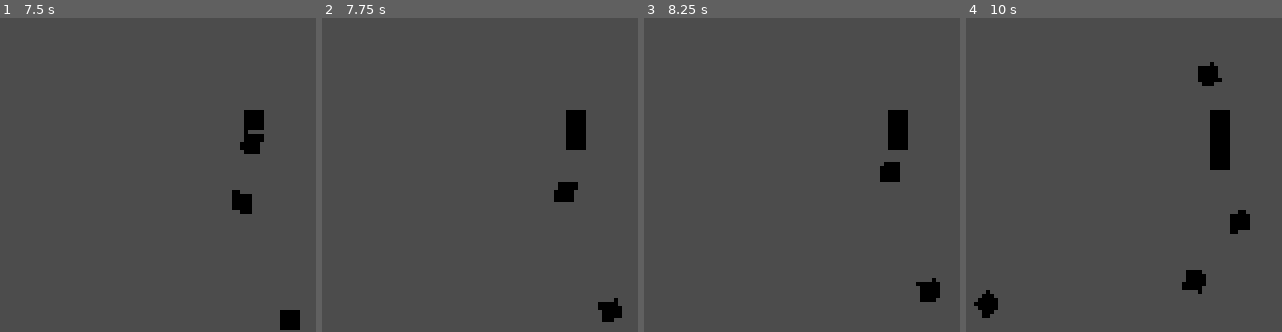
Above: before the commit, frames 1-4 (left to right).
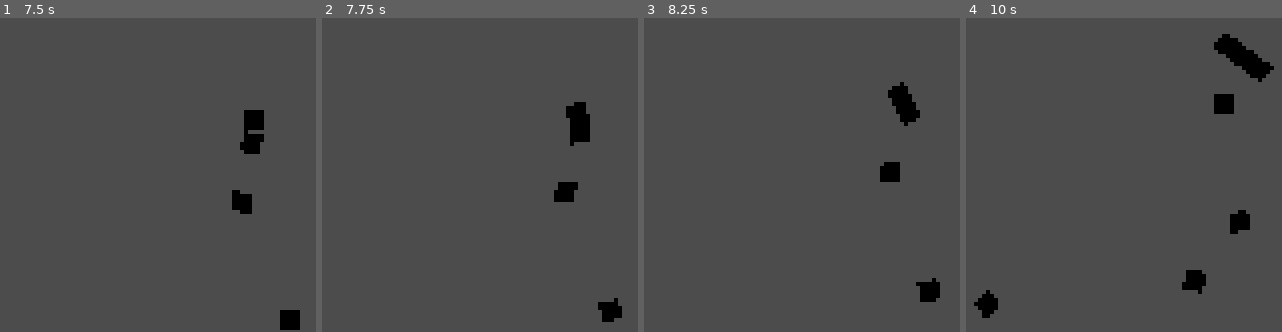
Above: after the commit, the same moments.

Repository: leogeier/amalgamage
Game: Godot game, scene res://scenes/Arena/Arena.tscn
The game is run twice, just before and just after one commit, with the same random seed, the same clock (stepped at 60 frames per second) and the same inputs.
Inputs:
- Up to frame 1 (7.5 s): tap Enter at 0.5 s; hold Right (ui_right) 0.53-1.28 s; tap Space (shoot) every 0.75 s from 0.6 to 7.35 s; hold Left (ui_left) 1.28-2.03 s; hold Right (ui_right) 2.03-3.53 s; hold Left (ui_left) 3.53-5.78 s; hold Right (ui_right) from 5.78 s (still down)
- Up to frame 2 (7.75 s): keep holding Right (ui_right)
- Up to frame 3 (8.25 s): release Right (ui_right) at 8.03 s; hold Left (ui_left) from 8.03 s (still down); tap Space (shoot) at 8.1 s
- Up to frame 4 (10 s): tap Space (shoot) at 8.85, 9.6 s; release Left (ui_left) at 9.53 s; hold Right (ui_right) from 9.53 s (still down)
The pictures show only the part of the screen within x 10-60%, y 33-83%; the shares and areas given below are measured in that part.

Frame 1 is identical in both runs. In frame 2, 0.5% of the frame differs, in the area x 77-85%, y 26-43%; in frame 3, 1.3%; in frame 4, 3.1%, in the area x 73-98%, y 5-49%.

Commit message:
apply impulses on adding

Diff:
--- a/ld-46/scenes/Amalgam/Amalgam.gd
+++ b/ld-46/scenes/Amalgam/Amalgam.gd
@@ -115,10 +115,11 @@
 
 	var impulse_offset = to_local(block.to_global(block_pos))
 	# TODO better impulse calc
-	#apply_impulse(impulse_offset, block.direction * 10)
+	apply_impulse(impulse_offset, block.direction * 10)
 
 func _ready():
 	mass = 0.00001
+	inertia = 1000
 	add_block_local("center", Vector2(0,0), false)
 
 
